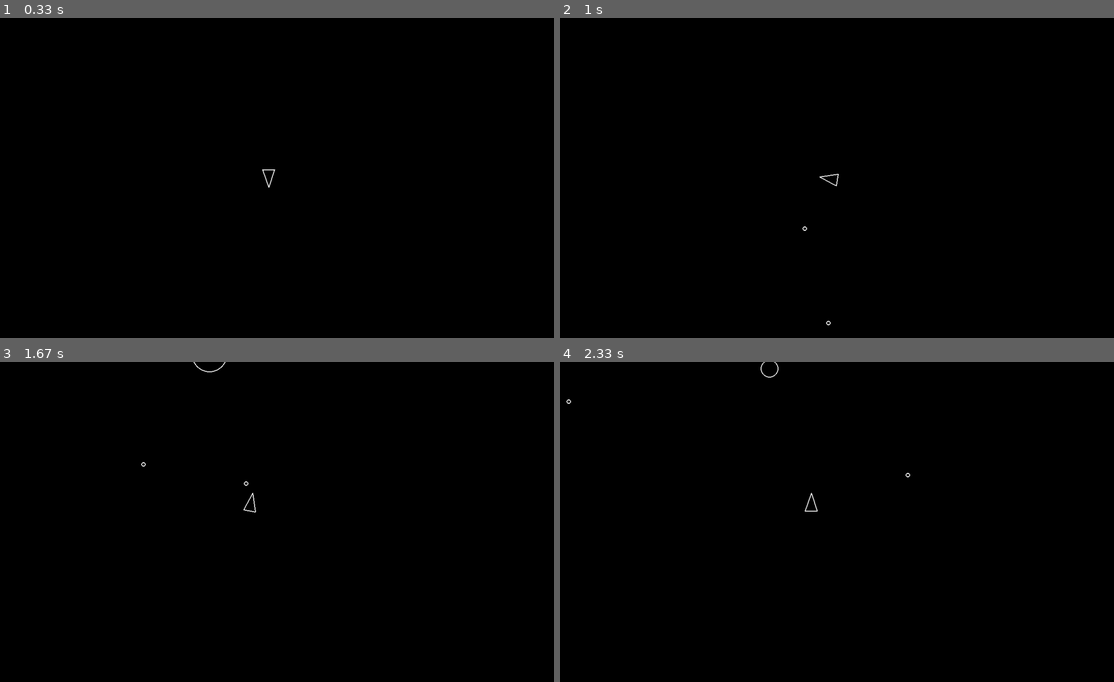
Above: before the commit, frames 1-4 (two rows, left to right).
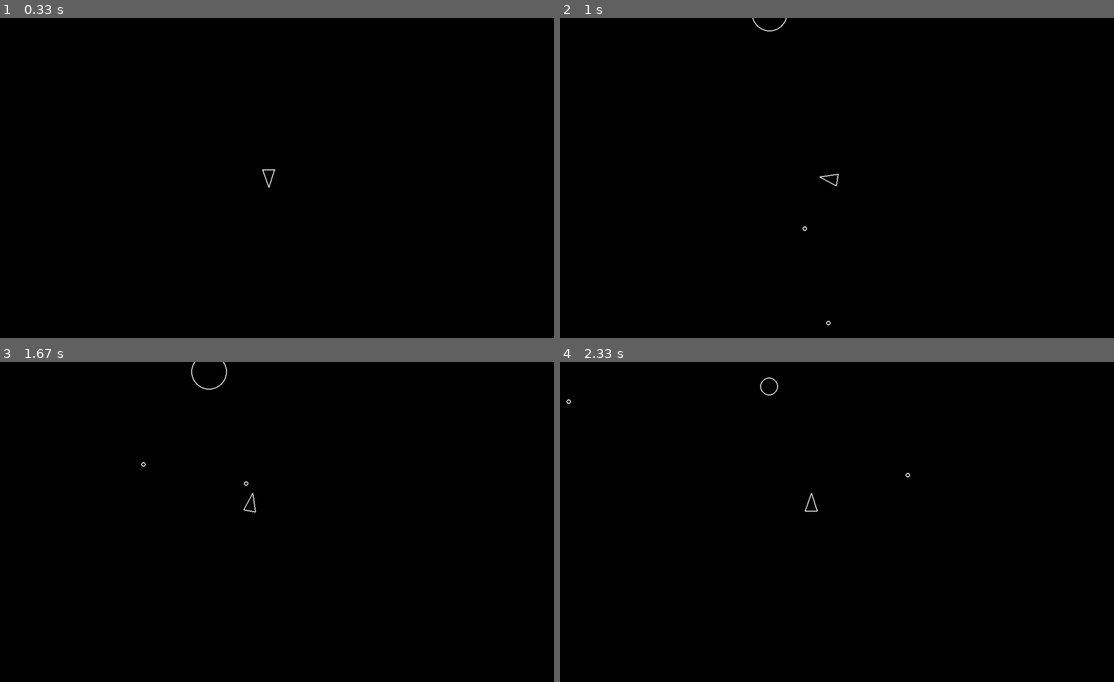
Above: after the commit, the same moments.

Repository: atom-x/pygame_asteroids
Game: pygame game, started from main.py
Two runs of this game, one before a commit and one after it. Both use one fixed random seed, a clock stepped at 60 frames per second and the inputs below.
Inputs:
- Up to frame 1 (0.33 s): no input
- Up to frame 2 (1 s): tap Space at 0.33, 0.73 s; hold D from 0.67 s (still down)
- Up to frame 3 (1.67 s): tap Space at 1.03, 1.23, 1.57 s; release D at 1.13 s; hold W 1.17-1.47 s; hold D from 1.5 s (still down)
- Up to frame 4 (2.33 s): tap Space at 1.87, 2.07 s; release D at 1.97 s; hold A from 2 s (still down)

Frame 1 is identical in both runs. In frame 2, less than 0.1% of the frame differs, in the area x 34-41%, y 0-5%; in frame 3, less than 0.1%, in the area x 34-42%, y 0-9%; in frame 4, less than 0.1%.

Commit message:
Update asteroidfield.py

Diff:
--- a/asteroidfield.py
+++ b/asteroidfield.py
@@ -31,10 +31,12 @@
     def __init__(self):
         pygame.sprite.Sprite.__init__(self, self.containers)
         self.spawn_timer = 0.0
+        self.spawn_timer = 1.2
 
     def spawn(self, radius, position, velocity):
         asteroid = Asteroid(position.x, position.y, radius)
         asteroid.velocity = velocity
+        asteroid.velocity = velocity * 2
 
     def update(self, dt):
         self.spawn_timer += dt
